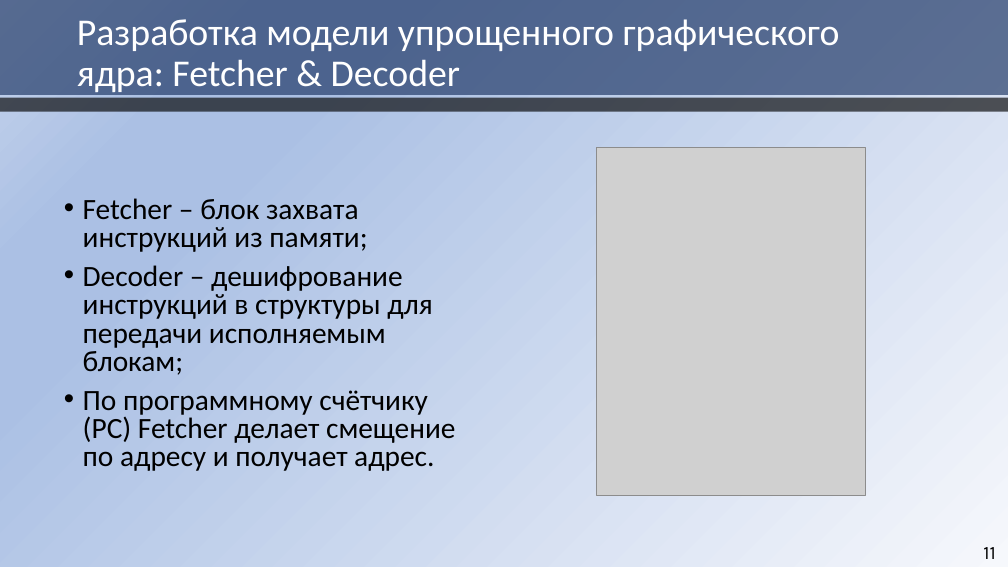
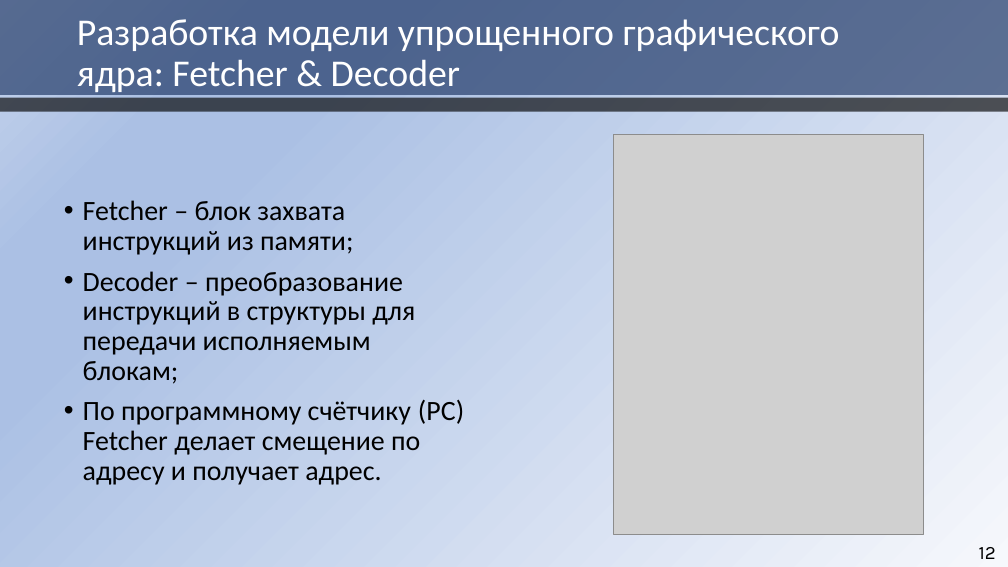
Before and after one commit to HaMeNopeDiot/hardware_gpu, a slide deck: slide 12 of docs/starukhin_dissertation/magister_pres.pptx (slide 11 before the commit). Drawn at 1008x567 pixels with LibreOffice and Linux fonts; fonts in the diff are those of the drawing; grey boxes stand for pictures. Boxes give left, top, right and bottom in pixels: in the first picture for what was removed or moved away, otherwise in the second. Text is boxed around its words. In the diff, an @@ line names an element or a change of style, - is before the commit and + after.

```diff
--- a/docs/starukhin_dissertation/magister_pres.pptx
+++ b/docs/starukhin_dissertation/magister_pres.pptx
@@ picture resized from (x1=597, y1=147, x2=865, y2=495) to (x1=614, y1=135, x2=924, y2=535) @@
@@ text at (x1=83, y1=200, x2=464, y2=485): size 28 to 26.6 pt in "Fetcher – блок захвата инструкций из памяти;", "По программному счётчику (PC) Fetcher делает смещение ..."; line spacing 0.8 to 0.89 @@
@@ text at (x1=83, y1=271, x2=415, y2=384): text changed; size 28 to 26.6 pt @@
-• Decoder – дешифрование инструкций в структуры для передачи исполняемым блокам;
+• Decoder – преобразование инструкций в структуры для передачи исполняемым блокам;
@@ page number at (x1=979, y1=547, x2=996, y2=559): text changed @@
-11
+12
```
Also in this commit, not shown: 7 other slides changed, 4 slides added, 3 slides removed.
